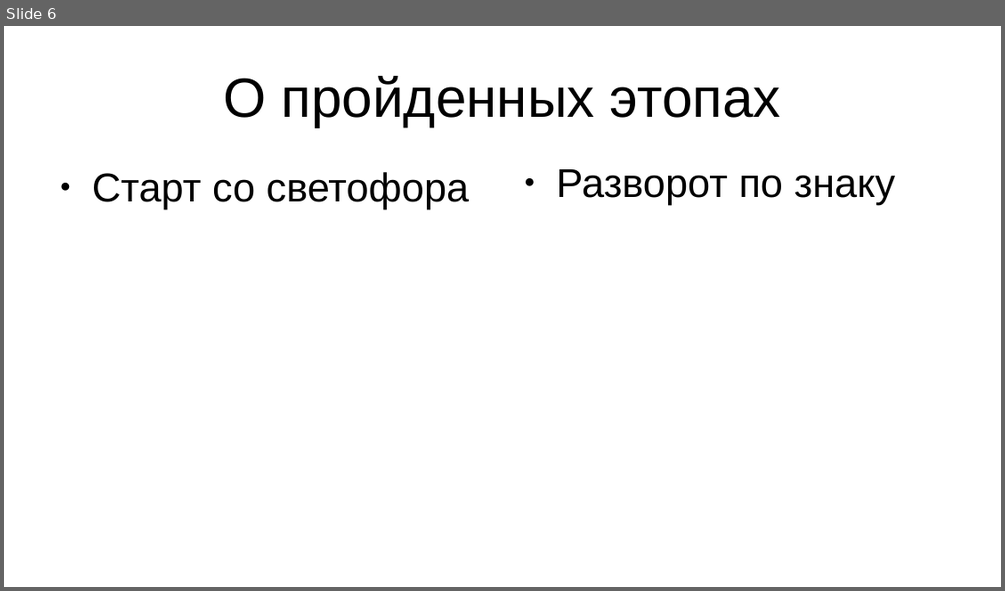
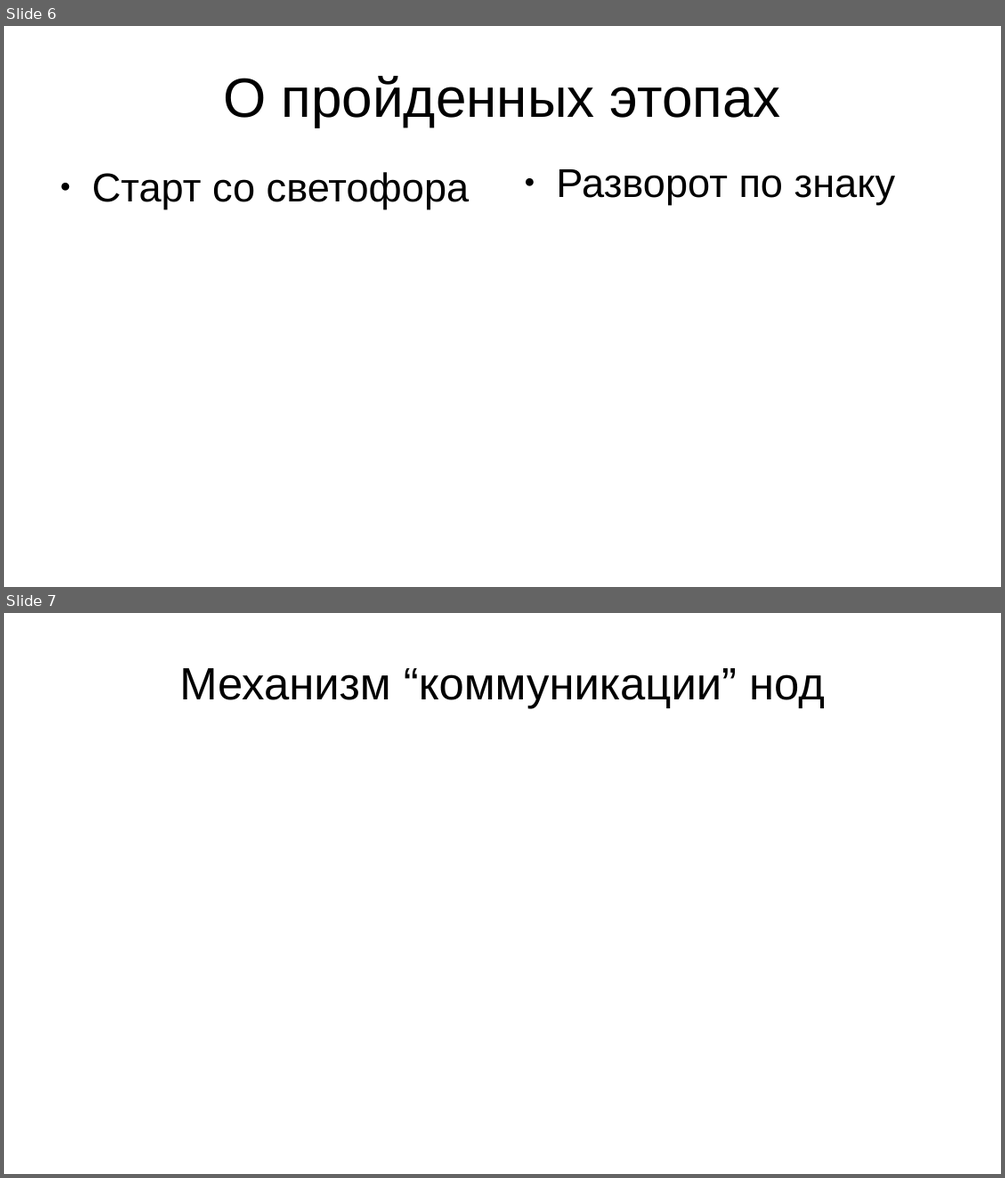
Before and after one commit to NikitaGoltsev/Auto_Race_challange, a slide deck: presintation.odp. Shown one above the other, each under a label of ours: slide 6 before the commit, slides 6 and 7 after it. The pictures are 1005x591 and 1005x1178 pixels, drawn with LibreOffice and Linux fonts; fonts in the diff are those of the drawing. Boxes give left, top, right and bottom in pixels: in the first picture for what was removed or moved away, otherwise in the second. Text is boxed around its words. In the diff, an @@ line names an element or a change of style, - is before the commit and + after.

Commit message:
Update

```diff
--- a/presintation.odp
+++ b/presintation.odp
@@ slide 7 added at (4, 613, 1001, 1174), background #FFFFFF @@
@@ title added at (179, 668, 825, 709), 36 pt, text #000000 @@
+Механизм “коммуникации” нод
```
Also in this commit, not shown: 1 other slide added.
